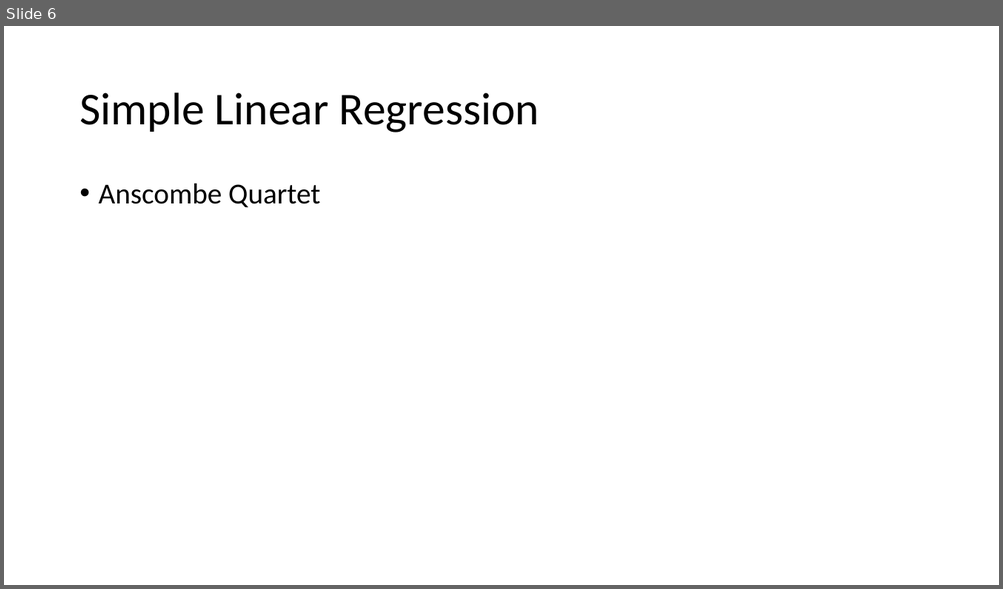
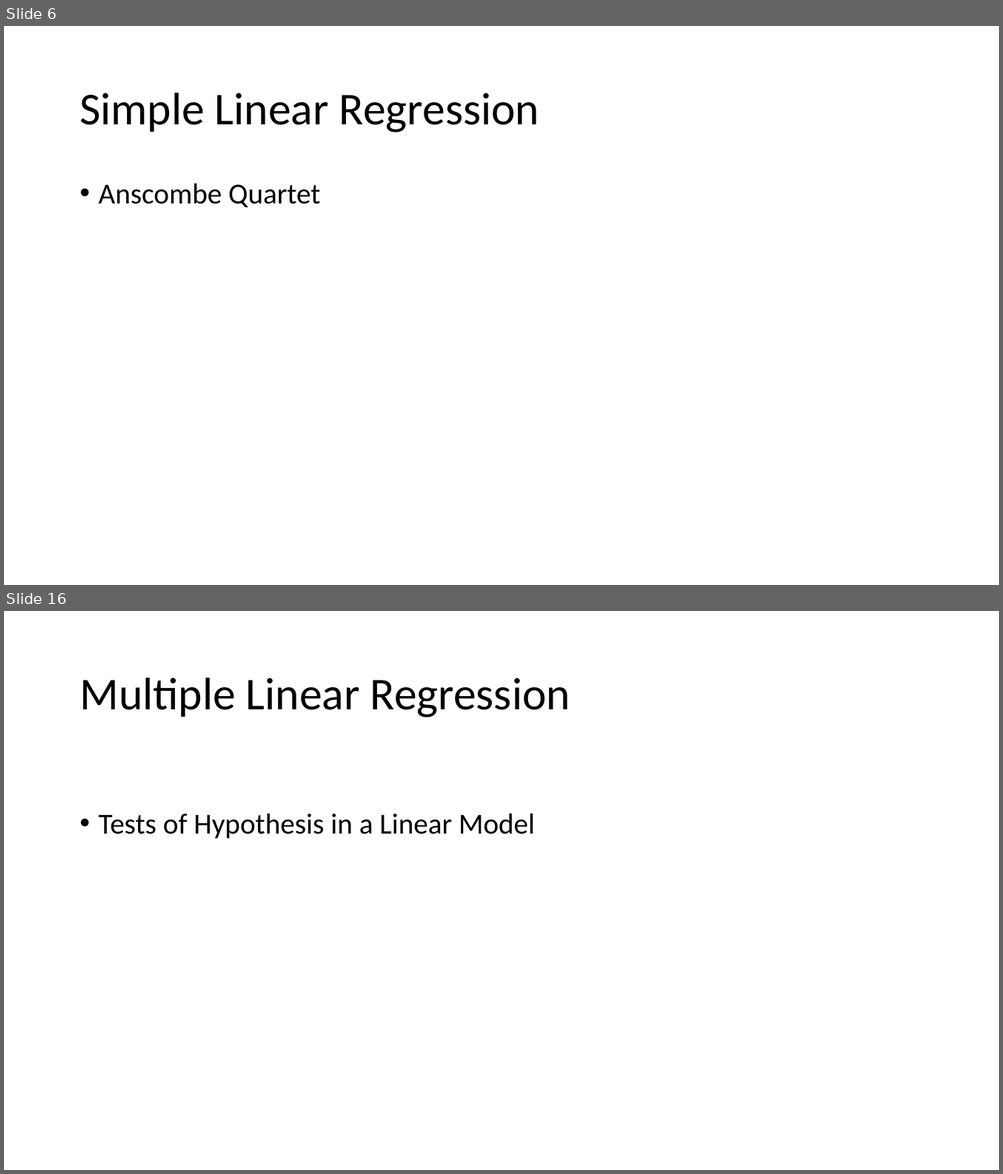
Before and after one commit to puneetjindal/r_python, a slide deck: acadgild/24-02-2017/Regression Analysis by example.pptx. Shown one above the other, each under a label of ours: slide 6 before the commit, slides 6 and 16 after it; the slides between them are not shown. The pictures are 1003x589 and 1003x1174 pixels, drawn with LibreOffice and Linux fonts; fonts in the diff are those of the drawing. Boxes give left, top, right and bottom in pixels: in the first picture for what was removed or moved away, otherwise in the second. Text is boxed around its words. In the diff, an @@ line names an element or a change of style, - is before the commit and + after.

Commit message:
Added sentiment analysis material and regression ppt

```diff
--- a/acadgild/24-02-2017/Regression Analysis by example.pptx
+++ b/acadgild/24-02-2017/Regression Analysis by example.pptx
@@ slide 16 added at box(4, 611, 999, 1170), background #FFFFFF @@
@@ title added at box(79, 678, 570, 718), 44 pt, text #000000 @@
+Multiple Linear Regression
@@ text added at box(99, 813, 535, 839), 28 pt, text #000000 @@
+• Tests of Hypothesis in a Linear Model
```
Also in this commit, not shown: 2 slides changed, 26 other slides added, 16 other files.
